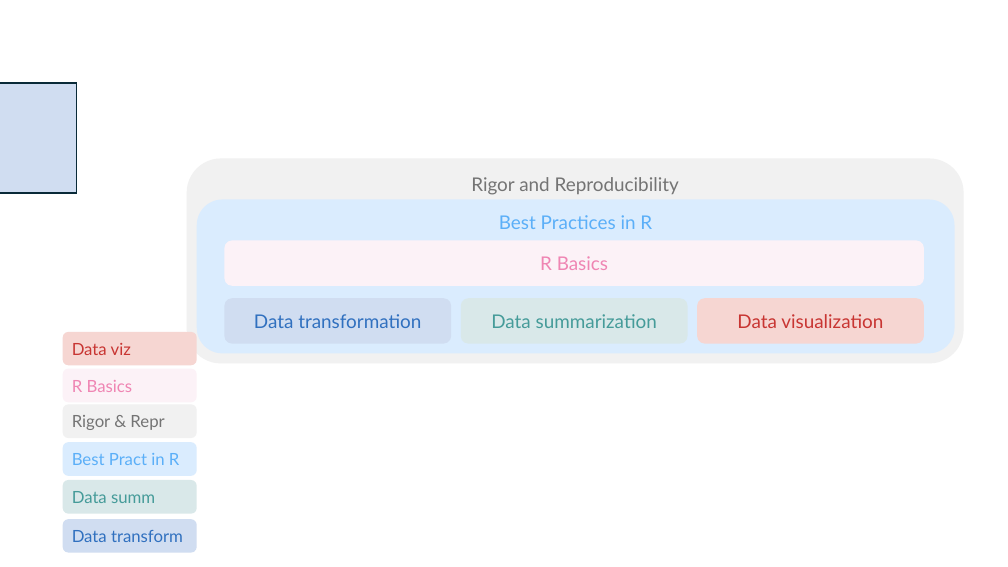
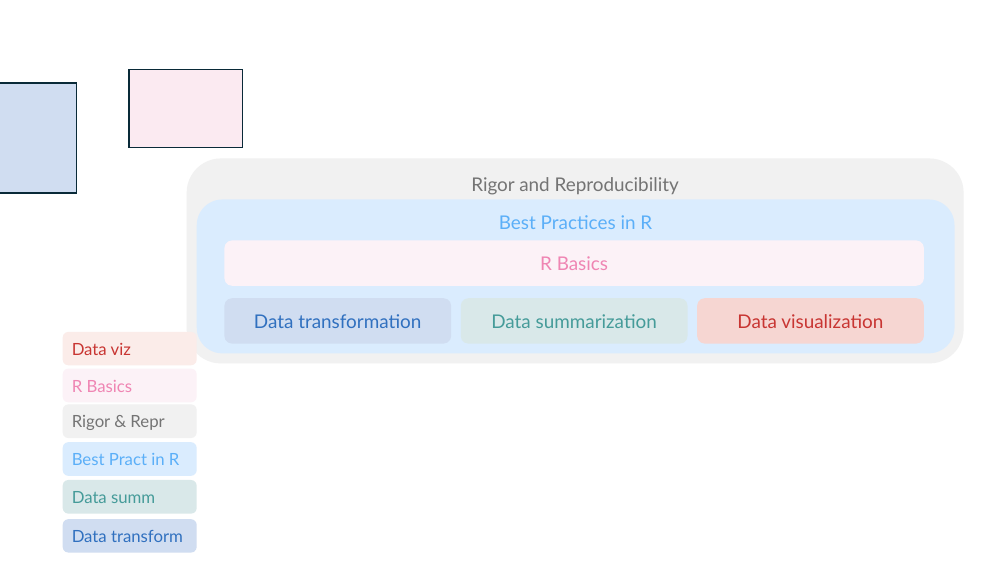
Before and after one commit to nwakim/PUBH_523_26Su, a slide deck: slide 1 of images/course_org.pptx. Drawn at 1008x567 pixels with LibreOffice and Linux fonts; fonts in the diff are those of the drawing. Boxes give left, top, right and bottom in pixels: in the first picture for what was removed or moved away, otherwise in the second. Text is boxed around its words. In the diff, an @@ line names an element or a change of style, - is before the commit and + after.

```diff
--- a/images/course_org.pptx
+++ b/images/course_org.pptx
@@ rectangle added at (x1=129, y1=70, x2=243, y2=147), fill #FBEAF1, outline #092A39 1.5 pt @@
@@ rounded rectangle "Data viz" at (x1=63, y1=332, x2=197, y2=365): fill #F6D6D2 to #FBECE9 @@
```
Also in this commit, not shown: 18 other files.
